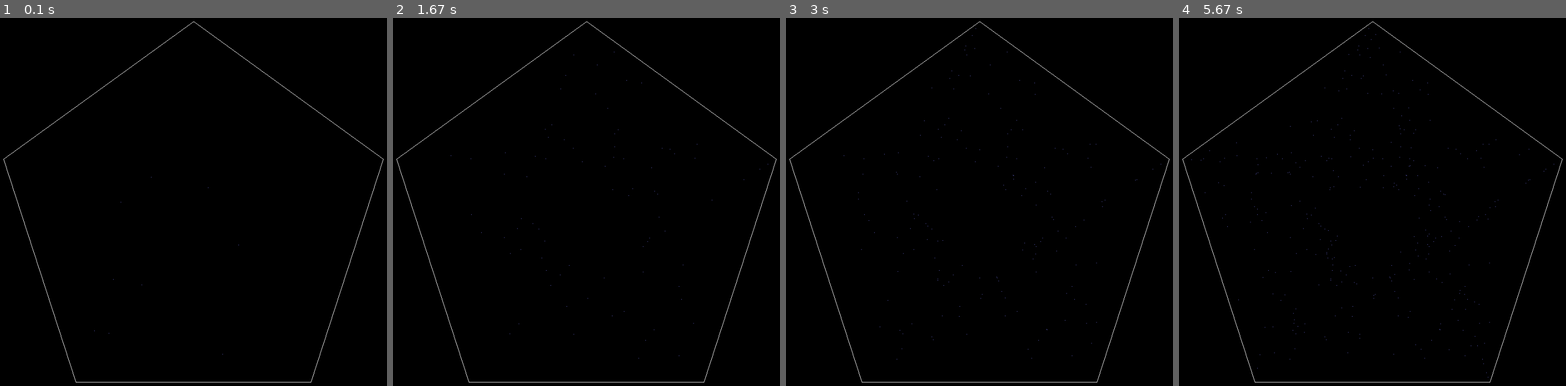
Above: before the commit, frames 1-4 (left to right).
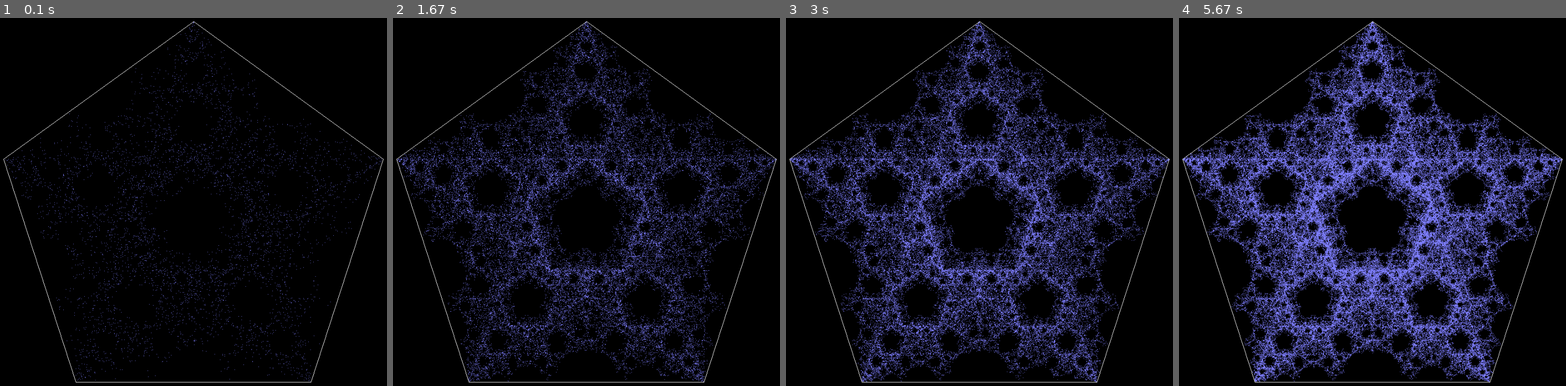
Above: after the commit, the same moments.

Repository: las-r/chaos-pygame
Game: pygame game, started from pentagon-sponge.py
Same seed, same stepped clock (60 frames per second), same inputs: the game is played once before the commit and once after it.
Inputs:
- Up to frame 1 (0.1 s): no input
- Up to frame 2 (1.67 s): hold R 0.33-0.8 s
- Up to frame 3 (3 s): no input
- Up to frame 4 (5.67 s): no input

The runs differ from the first frame. In frame 1, 2.4% of the frame differs, in the area x 1-99%, y 1-99%; in frame 2, 15%; in frame 3, 23%; in frame 4, 33%, in the area x 1-99%, y 0-99%.

Commit message:
Optimize with PPF
Updated the main loop to draw multiple points per iteration and added a background color fill.

Diff:
--- a/pentagon-sponge.py
+++ b/pentagon-sponge.py
@@ -5,7 +5,7 @@
 import random
 
 # made by las-r on github
-# v1.0
+# v1.1
 
 # init
 pygame.init()
@@ -17,6 +17,7 @@
 BGCOL = (0, 0, 0)
 PCOL = (255, 255, 255)
 DOTCOL = (127, 127, 255)
+PPF = 512
 
 # variables
 psd = False
@@ -36,9 +37,8 @@
 scr = pygame.display.set_mode((DW, DH))
 pygame.display.set_caption("Pentagon Sponge")
 
-# draw inital pentagon
-pygame.draw.polygon(scr, PCOL, v, 1)
-pygame.display.flip()
+# draw bg color
+scr.fill(BGCOL)
 
 # generate inital point
 p = p.representative_point()
@@ -55,15 +55,13 @@
         if e.type == pygame.QUIT:
             run = False
         elif e.type == pygame.KEYDOWN:
-            if e.key == pygame.K_SPACE:
-                psd = not psd
-            elif e.key == pygame.K_r:
+            if e.key == pygame.K_r:
                 scr.fill(BGCOL)
                 pygame.draw.polygon(scr, PCOL, v, 1)
                 pygame.display.flip()
 
     # find and draw point
-    if not psd:
+    for _ in range(PPF):
         rv = random.choice(v)
         if lv[0] == lv[1] and lv[0] is not None:
             idx = v.index(lv[0])
@@ -73,4 +71,5 @@
         lv = [lv[1], rv]
         m = ((m[0] + rv[0]) // 2, (m[1] + rv[1]) // 2)
         scr.set_at(m, DOTCOL)
-        pygame.display.flip()
+    pygame.draw.polygon(scr, PCOL, v, 1)
+    pygame.display.flip()
